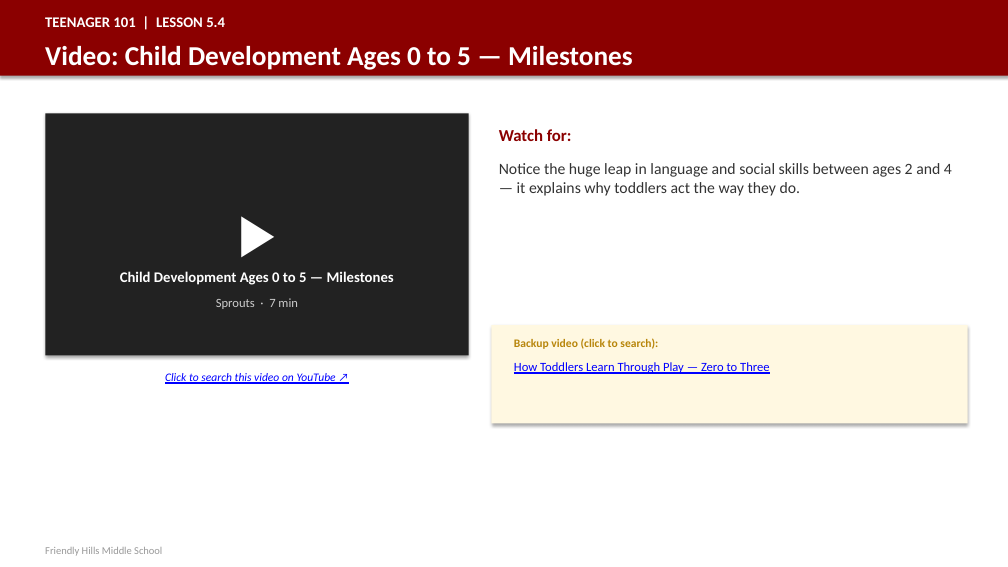
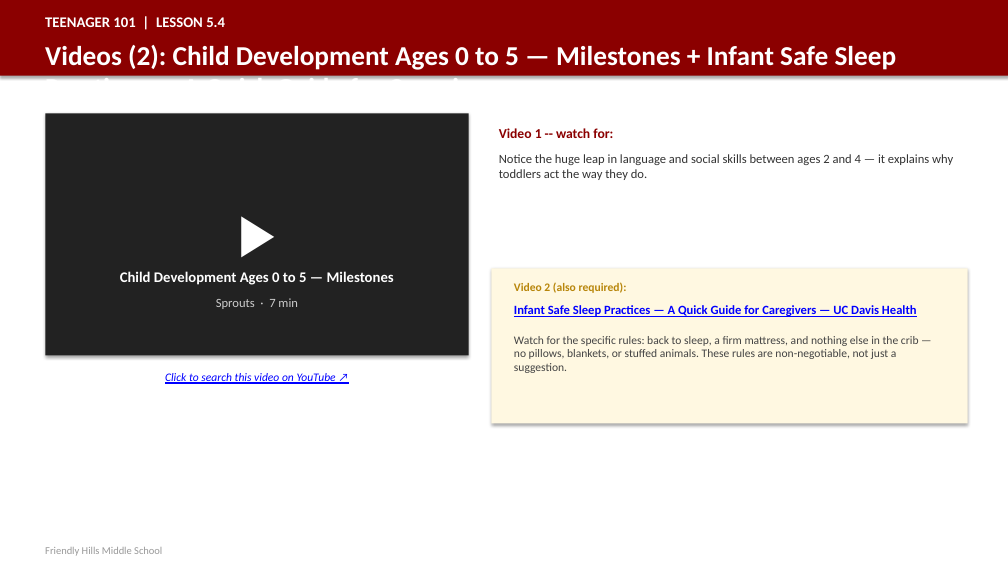
Before and after one commit to milesclawson/test-repo, a slide deck: slide 148 of downloads/teenager101_teacher_slides.pptx. Drawn at 1008x567 pixels with LibreOffice and Linux fonts; fonts in the diff are those of the drawing. Boxes give left, top, right and bottom in pixels: in the first picture for what was removed or moved away, otherwise in the second. Text is boxed around its words. In the diff, an @@ line names an element or a change of style, - is before the commit and + after.

```diff
--- a/downloads/teenager101_teacher_slides.pptx
+++ b/downloads/teenager101_teacher_slides.pptx
@@ text at bbox=[45, 45, 897, 79]: text changed @@
-Video: Child Development Ages 0 to 5 — Milestones
+Videos (2): Child Development Ages 0 to 5 — Milestones + Infant Safe Sleep Practices — A Quick Guide for Caregivers
@@ text "Notice the huge leap in ...": place and size @@
-text "Notice the huge leap in ..." at bbox=[499, 163, 952, 196]
+text "Notice the huge leap in ..." at bbox=[499, 154, 953, 180]
@@ text "Notice the huge leap in ..." at bbox=[499, 154, 953, 180]: size 15 to 12 pt @@
@@ text at bbox=[499, 128, 613, 138]: text changed; size 16 to 13 pt @@
-Watch for:
+Video 1 -- watch for:
@@ rectangle: place and size @@
-rectangle at bbox=[492, 325, 968, 423]
+rectangle at bbox=[492, 268, 968, 423]
@@ text at bbox=[514, 282, 627, 293]: text changed @@
-Backup video (click to search):
+Video 2 (also required):
@@ text at bbox=[514, 305, 917, 317]: text changed; bold on @@
-How Toddlers Learn Through Play — Zero to Three
+Infant Safe Sleep Practices — A Quick Guide for Caregivers — UC Davis Health
@@ text added at bbox=[514, 336, 919, 373], 11 pt, text #444444 @@
+Watch for the specific rules: back to sleep, a firm mattress, and nothing else in the crib — no pillows, blankets, or stuffed animals. These rules are non-negotiable, not just a suggestion.
```
Also in this commit, not shown: 2 other slides changed, 1 other file.
